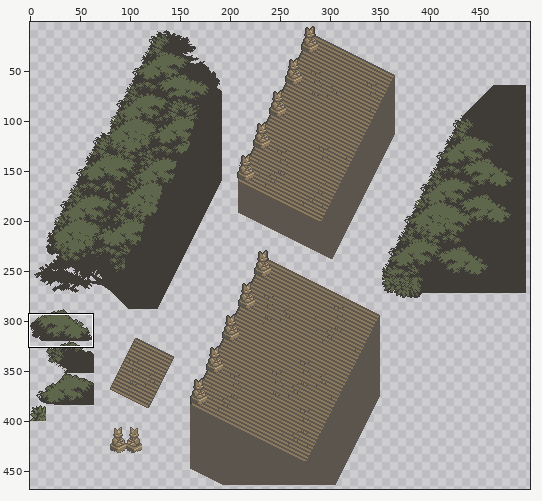
A sprite sheet gets an edit: Assets/Graphics/World/Materials/temple steps.png. Above, an overview of the earlier version with the close-up marked.
Close-up. Old version:
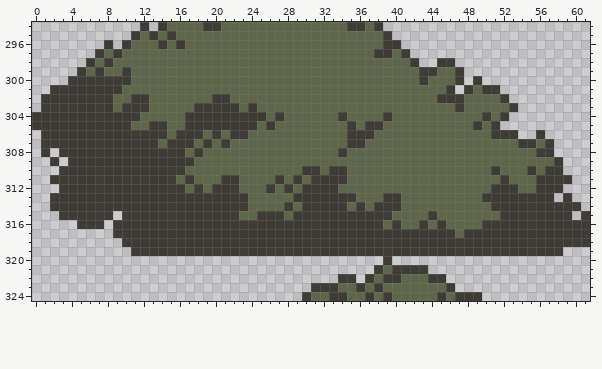
The file is 512x512 pixels. Shown: x 0..61, y 294..324. The wide view leaves out empty margins. The commit also changed other parts of the picture, which this record leaves out.
After the commit:
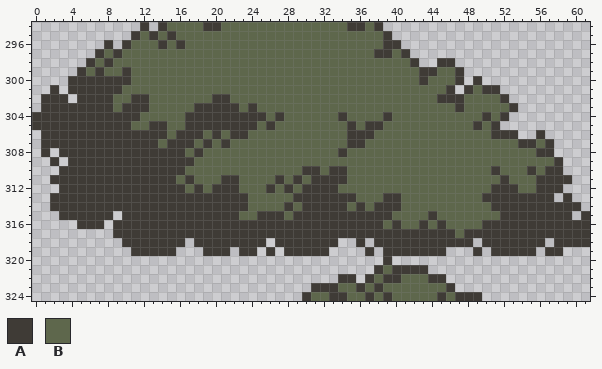
Palette (. is transparent): A #3f3b36  B #5e674c
Changes in this commit:
@@ x 1..6 @@
 300 ...AAA
-301 .AAAAA
-302 AAAAAA
+301 .A.AAA
+302 AAA.AA
 303 AAAAAA
@@ x 0..61 @@
 317 .........AAAAAAAAAAAAAAAAAAAAAAAAAAAAAAAAAAAAAABAAAAAAAAAAAAAA
-318 ..........AAAAAAAAAAAAAAAAAAAAAAAAAAAAAAAAAAAAAAAAAAAAAAAAAAAA
-319 ...........AAAAAAAAAAAAAAAAAAAAAAAAAAAAAAAAAAAAAAAAAAAAAAAA...
+318 ..........AAAAAAA.AAAAAAAA.AAAAAAA..A.AAAAAAAAAAA.AAAAAAA.AAAA
+319 ...........AAAAA...AAA.AA.A.AAAAA....A.AAAAAAA...A.AAAAA.AA...
 320 .......................................A......................
Where, in picture pixels (left, top, right, bottom), the same in both close-ups:
erased: (59, 85, 77, 103)
erased: (176, 238, 284, 256)
erased: (329, 238, 383, 256)
erased: (446, 238, 491, 256)
erased: (536, 238, 554, 256)
